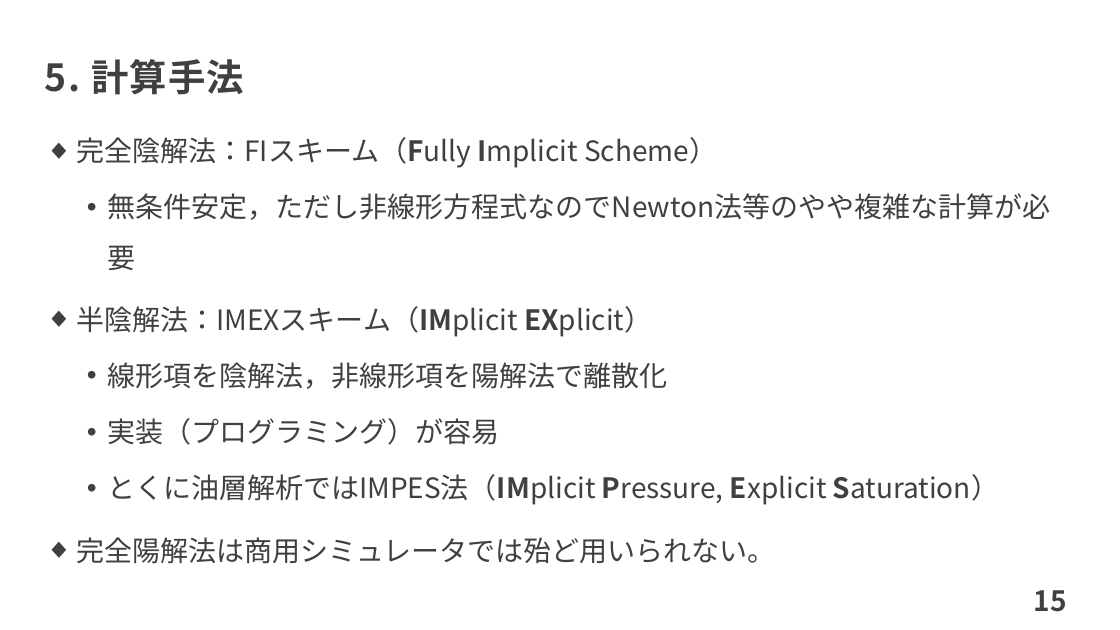
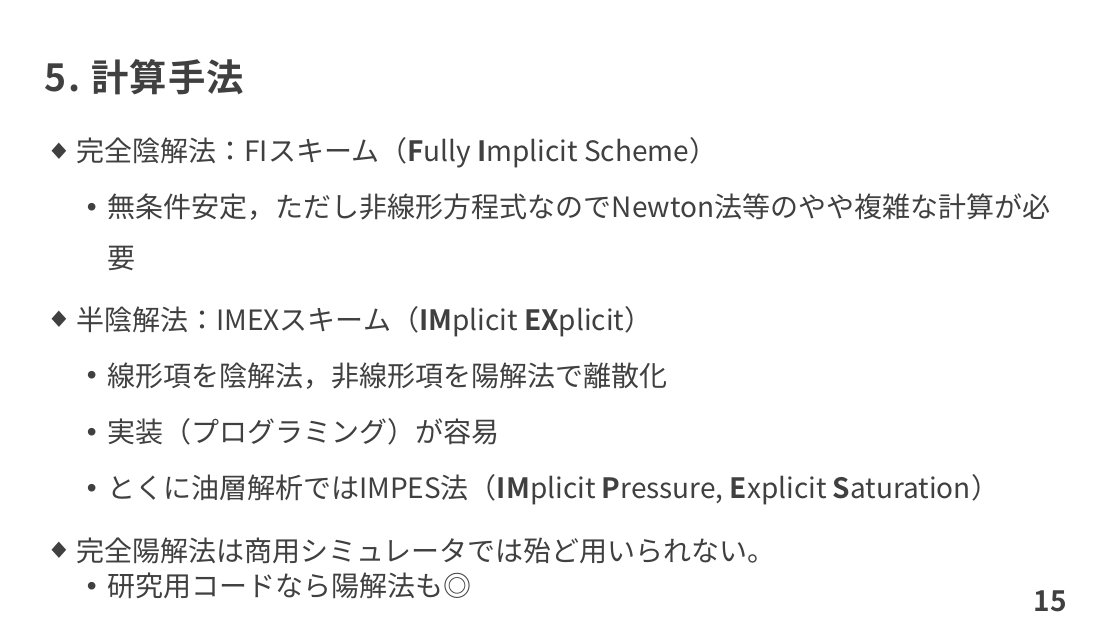
Before and after one commit to te288/intro_to_NA2022, a slide deck: slide 16 of Intro2ResSim/WaterOil2PhaseFlow.pptx. Drawn at 1120x630 pixels with LibreOffice and Linux fonts; fonts in the diff are those of the drawing. Boxes give left, top, right and bottom in pixels: in the first picture for what was removed or moved away, otherwise in the second. Text is boxed around its words. In the diff, an @@ line names an element or a change of style, - is before the commit and + after.

```diff
--- a/Intro2ResSim/WaterOil2PhaseFlow.pptx
+++ b/Intro2ResSim/WaterOil2PhaseFlow.pptx
@@ text at box(108, 572, 472, 599): paragraph added @@
+  • 研究用コードなら陽解法も◎
```
Also in this commit, not shown: 2 other slides changed, 1 other file.
